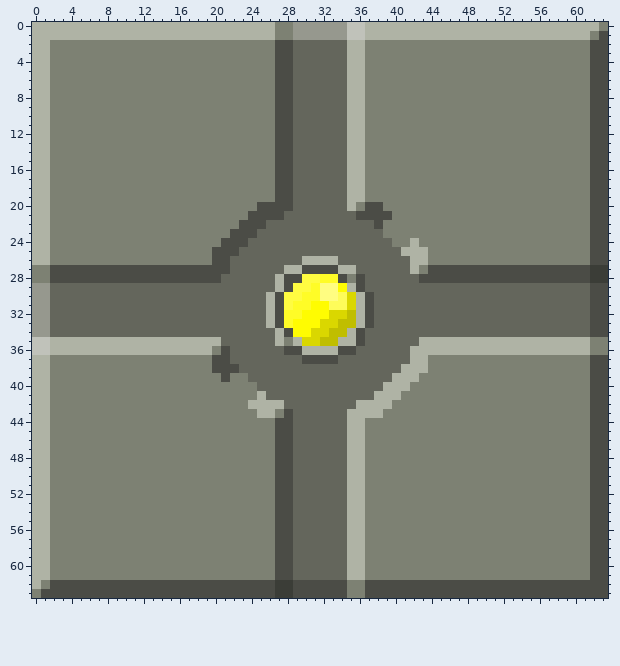
Edited in one commit: pixel-art sprite (neec-kamata-team10/Assets/Prefab/Maya/Assets/appearBlock.fbm/appearBlock.png). The picture above was drawn from the file before the commit.
The file is 64x64 pixels. Colours within 5 levels of each other are drawn and written as one.
After the commit:
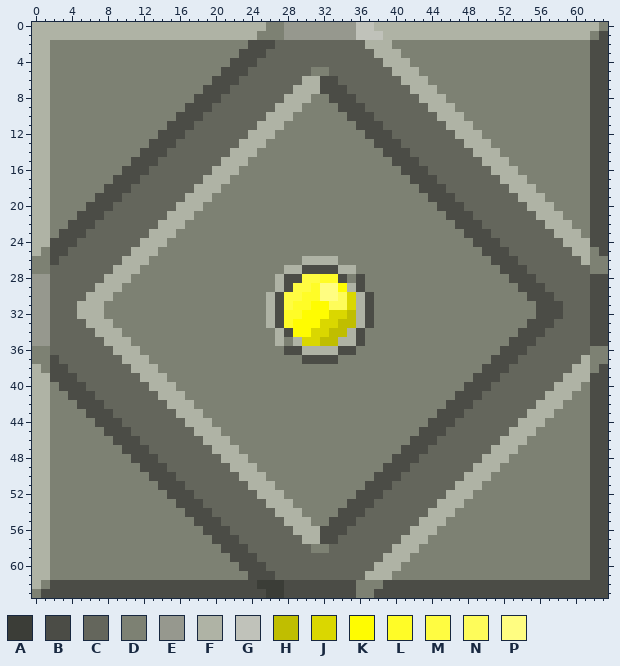
Palette (. is transparent): A #3b3d37  B #4b4c46  C #64665c  D #7d8173  E #96988e  F #afb3a5  G #c0c2ba  H #c0be00  J #dad700  K #fffc01  L #fffc27  M #fffc41  N #fefc5a  P #fffd81
Commit: AppearBlockの見た目をちょっと変更
The exact change:
Changed rows in their new state; - is an unchanged pixel.
first column x 0:
 0 --------------------------D-E------E-G--------------------------
 1 -------------------------DD-E------E-GG-------------------------
 2 ------------------------BBBCC------CCFFF------------------------
 3 -----------------------BBBCCC------CCCFFF-----------------------
 4 ----------------------BBBCCCC------CCCCFFF----------------------
 5 ---------------------BBBCCCCC--DD--CCCCCFFF---------------------
 6 --------------------BBBCCCCCC-FFBB-CCCCCCFFF--------------------
 7 -------------------BBBCCCCCCCFFFBBBCCCCCCCFFF-------------------
 8 ------------------BBBCCCCCCCFFFDDBBBCCCCCCCFFF------------------
 9 -----------------BBBCCCCCCCFFFDDDDBBBCCCCCCCFFF-----------------
10 ----------------BBBCCCCCCCFFFDDDDDDBBBCCCCCCCFFF----------------
11 ---------------BBBCCCCCCCFFFDDDDDDDDBBBCCCCCCCFFF---------------
12 --------------BBBCCCCCCCFFFDDDDDDDDDDBBBCCCCCCCFFF--------------
13 -------------BBBCCCCCCCFFF-DDDDDDDDDD-BBBCCCCCCCFFF-------------
14 ------------BBBCCCCCCCFFF--DDDDDDDDDD--BBBCCCCCCCFFF------------
15 -----------BBBCCCCCCCFFF---DDDDDDDDDD---BBBCCCCCCCFFF-----------
16 ----------BBBCCCCCCCFFF----DDDDDDDDDD----BBBCCCCCCCFFF----------
17 ---------BBBCCCCCCCFFF-----DDDDDDDDDD-----BBBCCCCCCCFFF---------
18 --------BBBCCCCCCCFFF------DDDDDDDDDD------BBBCCCCCCCFFF--------
19 -------BBBCCCCCCCFFF-------DDDDDDDDDD-------BBBCCCCCCCFFF-------
20 ------BBBCCCCCCCFFF------DDDDDDDDDDD-DD------BBBCCCCCCCFFF------
21 -----BBBCCCCCCCFFF------DDDDDDDDDDDDDDDD------BBBCCCCCCCFFF-----
22 ----BBBCCCCCCCFFF------DDDDDDDDDDDDDDDD--------BBBCCCCCCCFFF----
23 ---BBBCCCCCCCFFF------DDDDDDDDDDDDDDDDD---------BBBCCCCCCCFFF---
24 --BBBCCCCCCCFFF------DDDDDDDDDDDDDDDDDDD--D------BBBCCCCCCCFFF--
25 -DBBCCCCCCCFFF------DDDDDDDDDDDDDDDDDDDDDDDD------BBBCCCCCCCFFD-
26 DDBCCCCCCCFFF-------DDDDDDDDDD----DDDDDDDDDD-------BBBCCCCCCCFDD
27 --CCCCCCCFFFDDDDDDDDDDDDDDDD--------DDDDDDD-DDDDDDDD---CCCCCCCDD
28 EECCCCCCFFFDDDDDDDDDDDDDDDD----------DDDDDDDDDDDDDDDD---CCCCCCBB
29 -------FFFDDDDDDDDDDDDDDDDD----------DDDDDDDDDDDDDDDDDBBB-------
30 ------FFFDDDDDDDDDDDDDDDDD------------DDDDDDDDDDDDDDDDDBBB------
31 -----FFFDDDDDDDDDDDDDDDDDD------------DDDDDDDDDDDDDDDDDDBBB-----
32 -----FFFDDDDDDDDDDDDDDDDDD------------DDDDDDDDDDDDDDDDDDBBB-----
33 ------FFFDDDDDDDDDDDDDDDDD------------DDDDDDDDDDDDDDDDDBBB------
34 -------FFFDDDDDDDDDDDDDDDDD----------DDDDDDDDDDDDDDDDDBBB-------
35 EECCCCCC---DDDDDDDDDDDDDDDD----------DDDDDDDDDDDDDDDDBBBCCCCCCBB
36 DDCCCCCCC---DDDDDDDD-DDDDDDD--------DDDDDDDDDDDDDDDDBBBCCCCCCC--
37 DDBCCCCCCCFFF-------DDDDDDDDDD----DDDDDDDDDD-------BBBCCCCCCCFDD
38 -DBBCCCCCCCFFF------DDDDDDDDDDDDDDDDDDDDDDDD------BBBCCCCCCCFFD-
39 --BBBCCCCCCCFFF------D--DDDDDDDDDDDDDDDDDDD------BBBCCCCCCCFFF--
40 ---BBBCCCCCCCFFF---------DDDDDDDDDDDDDDDDD------BBBCCCCCCCFFF---
41 ----BBBCCCCCCCFFF--------DDDDDDDDDDDDDDDD------BBBCCCCCCCFFF----
42 -----BBBCCCCCCCFFF------DDDDDDDDDDDDDDDD------BBBCCCCCCCFFF-----
43 ------BBBCCCCCCCFFF------DD-DDDDDDDDDDD------BBBCCCCCCCFFF------
44 -------BBBCCCCCCCFFF-------DDDDDDDDDD-------BBBCCCCCCCFFF-------
45 --------BBBCCCCCCCFFF------DDDDDDDDDD------BBBCCCCCCCFFF--------
46 ---------BBBCCCCCCCFFF-----DDDDDDDDDD-----BBBCCCCCCCFFF---------
47 ----------BBBCCCCCCCFFF----DDDDDDDDDD----BBBCCCCCCCFFF----------
48 -----------BBBCCCCCCCFFF---DDDDDDDDDD---BBBCCCCCCCFFF-----------
49 ------------BBBCCCCCCCFFF--DDDDDDDDDD--BBBCCCCCCCFFF------------
50 -------------BBBCCCCCCCFFF-DDDDDDDDDD-BBBCCCCCCCFFF-------------
51 --------------BBBCCCCCCCFFFDDDDDDDDDDBBBCCCCCCCFFF--------------
52 ---------------BBBCCCCCCCFFFDDDDDDDDBBBCCCCCCCFFF---------------
53 ----------------BBBCCCCCCCFFFDDDDDDBBBCCCCCCCFFF----------------
54 -----------------BBBCCCCCCCFFFDDDDBBBCCCCCCCFFF-----------------
55 ------------------BBBCCCCCCCFFFDDBBBCCCCCCCFFF------------------
56 -------------------BBBCCCCCCCFFFBBBCCCCCCCFFF-------------------
57 --------------------BBBCCCCCC-FFBB-CCCCCCFFF--------------------
58 ---------------------BBBCCCCC--DD--CCCCCFFF---------------------
59 ----------------------BBBCCCC------CCCCFFF----------------------
60 -----------------------BBBCCC------CCCFFF-----------------------
61 ------------------------BBBCC------CCFFF------------------------
62 -------------------------AA-B------B-DD-------------------------
63 --------------------------A-B------B-D--------------------------
Pixel boxes of the changes (left, top, right, bottom) in both pictures:
changed: (32, 22, 608, 598)
